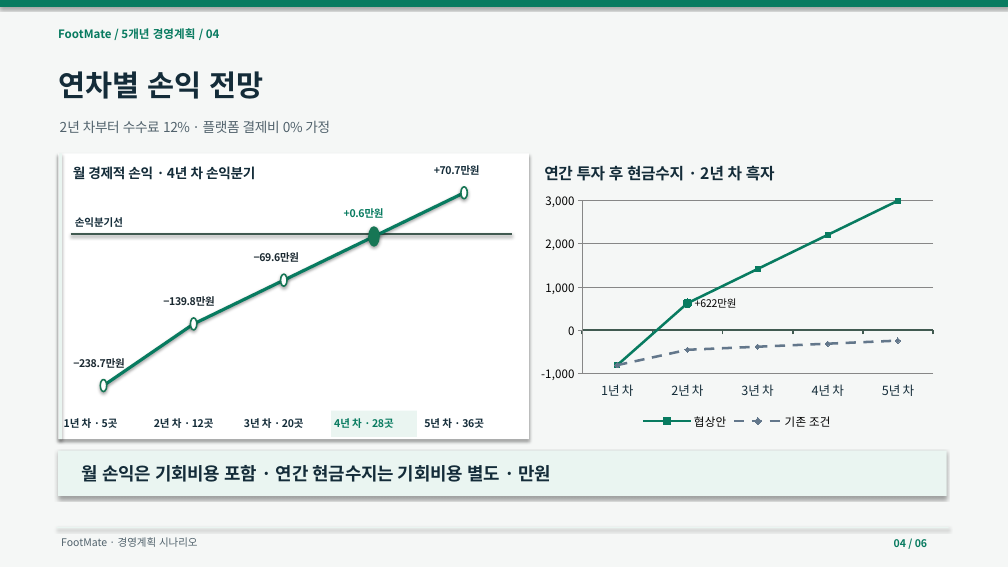
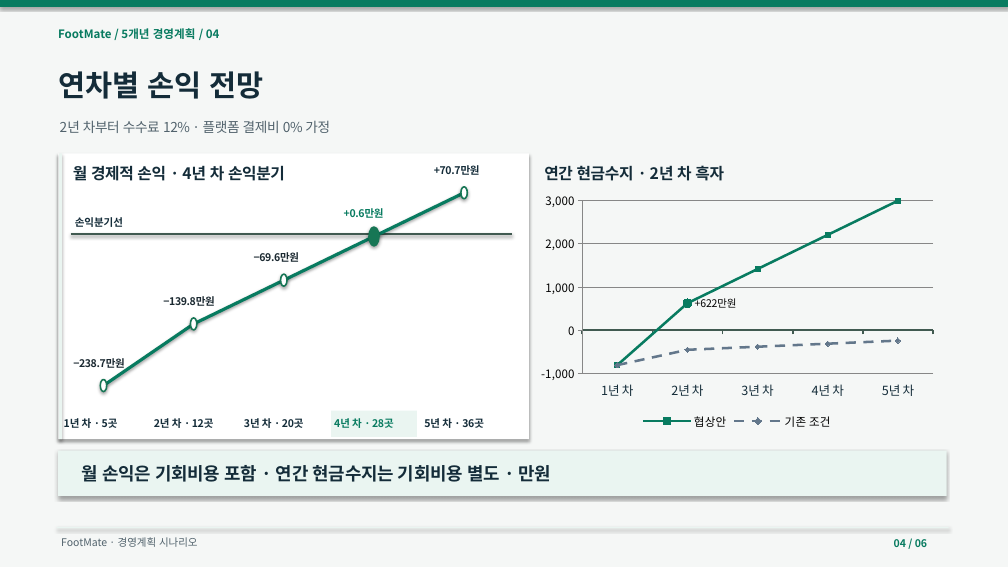
Before and after one commit to dohyunkimmm/footmate-case-study, a slide deck: slide 4 of src/case-study/downloads/footmate_5year_strategy.pptx. Drawn at 1008x567 pixels with LibreOffice and Linux fonts; fonts in the diff are those of the drawing. Boxes give left, top, right and bottom in pixels: in the first picture for what was removed or moved away, otherwise in the second. Text is boxed around its words. In the diff, an @@ line names an element or a change of style, - is before the commit and + after.

```diff
--- a/src/case-study/downloads/footmate_5year_strategy.pptx
+++ b/src/case-study/downloads/footmate_5year_strategy.pptx
@@ text "월 경제적 손익 · 4년 ..." at <box>73,164,285,185</box>: size 13 to 15 pt @@
@@ text at <box>544,165,724,181</box>: text changed @@
-연간 투자 후 현금수지 · 2년 차 흑자
+연간 현금수지 · 2년 차 흑자
```
Also in this commit, not shown: 16 other files.
